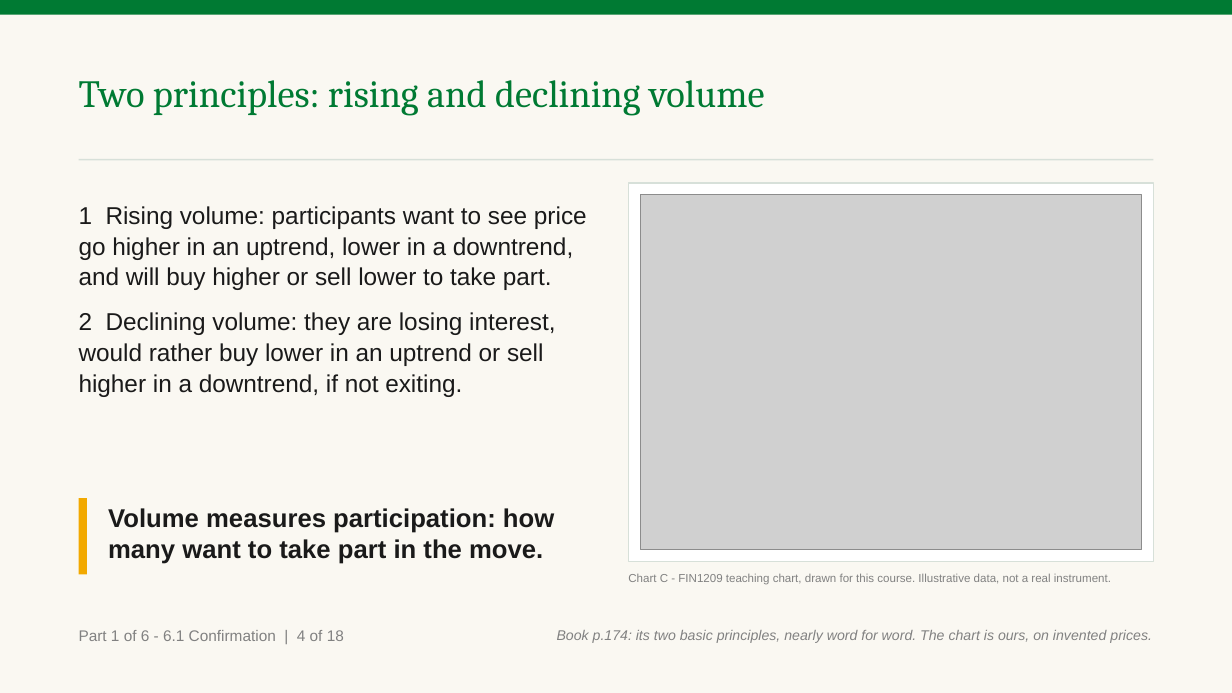
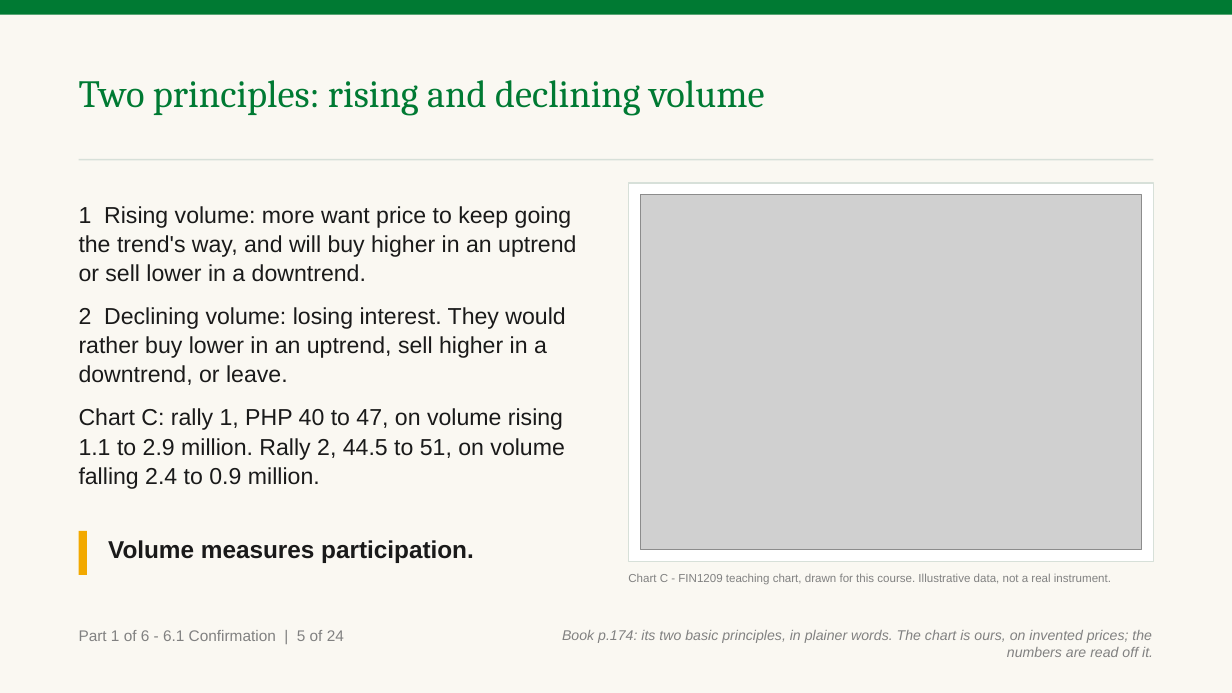
Before and after one commit to benjiesotelo-sudo/Telos_FIN1209, a slide deck: slide 8 of chapter-06/FIN1209-Chapter-06.pptx (slide 7 before the commit). Drawn at 1232x693 pixels with LibreOffice and Linux fonts; fonts in the diff are those of the drawing; grey boxes stand for pictures. Boxes give left, top, right and bottom in pixels: in the first picture for what was removed or moved away, otherwise in the second. Text is boxed around its words. In the diff, an @@ line names an element or a change of style, - is before the commit and + after.

```diff
--- a/chapter-06/FIN1209-Chapter-06.pptx
+++ b/chapter-06/FIN1209-Chapter-06.pptx
@@ text at [79,206,576,489]: text changed; size 19 to 18 pt @@
-1 Rising volume: participants want to see price go higher in an uptrend, lower in a downtrend, and will buy higher or sell lower to take part.
-2 Declining volume: they are losing interest, would rather buy lower in an uptrend or sell higher in a downtrend, if not exiting.
+1 Rising volume: more want price to keep going the trend's way, and will buy higher in an uptrend or sell lower in a downtrend.
+2 Declining volume: losing interest. They would rather buy lower in an uptrend, sell higher in a downtrend, or leave.
+Chart C: rally 1, PHP 40 to 47, on volume rising 1.1 to 2.9 million. Rally 2, 44.5 to 51, on volume falling 2.4 to 0.9 million.
@@ rectangle: place and size @@
-rectangle at [79,498,87,575]
+rectangle at [79,531,87,576]
@@ text at [108,540,474,563]: text changed; size 20 to 19 pt @@
-Volume measures participation: how many want to take part in the move.
+Volume measures participation.
@@ text at [79,630,344,641]: text changed @@
-Part 1 of 6 - 6.1 Confirmation | 4 of 18
+Part 1 of 6 - 6.1 Confirmation | 5 of 24
@@ text at [562,630,1153,657]: text changed @@
-Book p.174: its two basic principles, nearly word for word. The chart is ours, on invented prices.
+Book p.174: its two basic principles, in plainer words. The chart is ours, on invented prices; the numbers are read off it.
```
Also in this commit, not shown: 21 other slides changed, 6 slides added, 3 other files.
